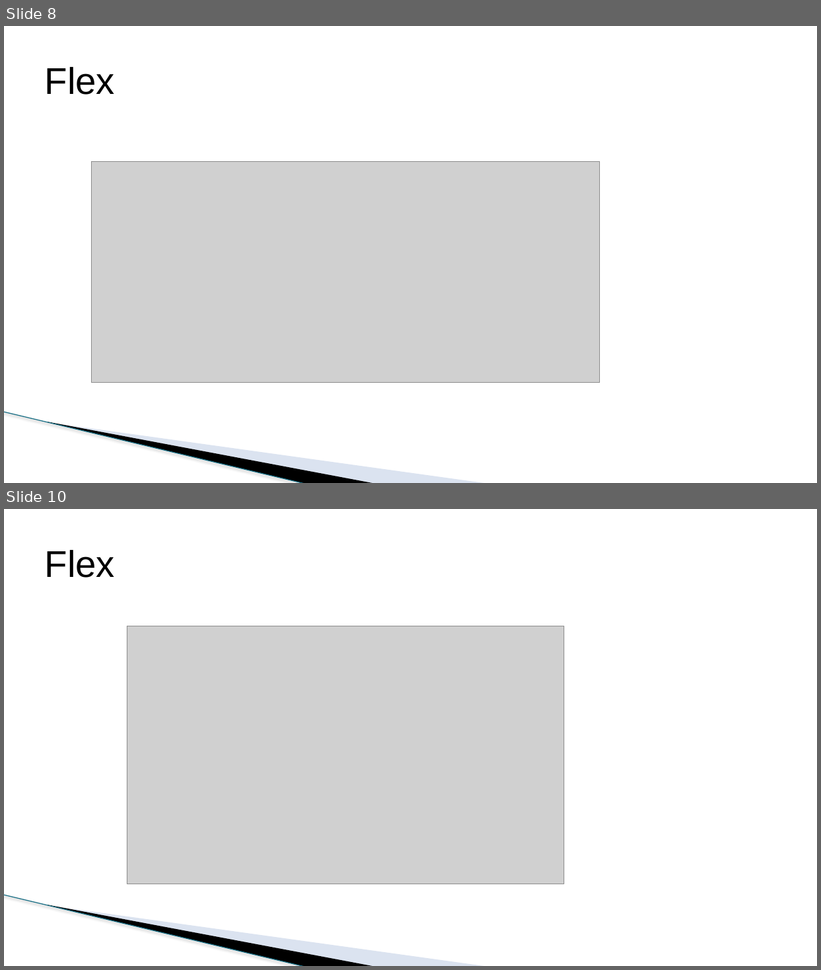
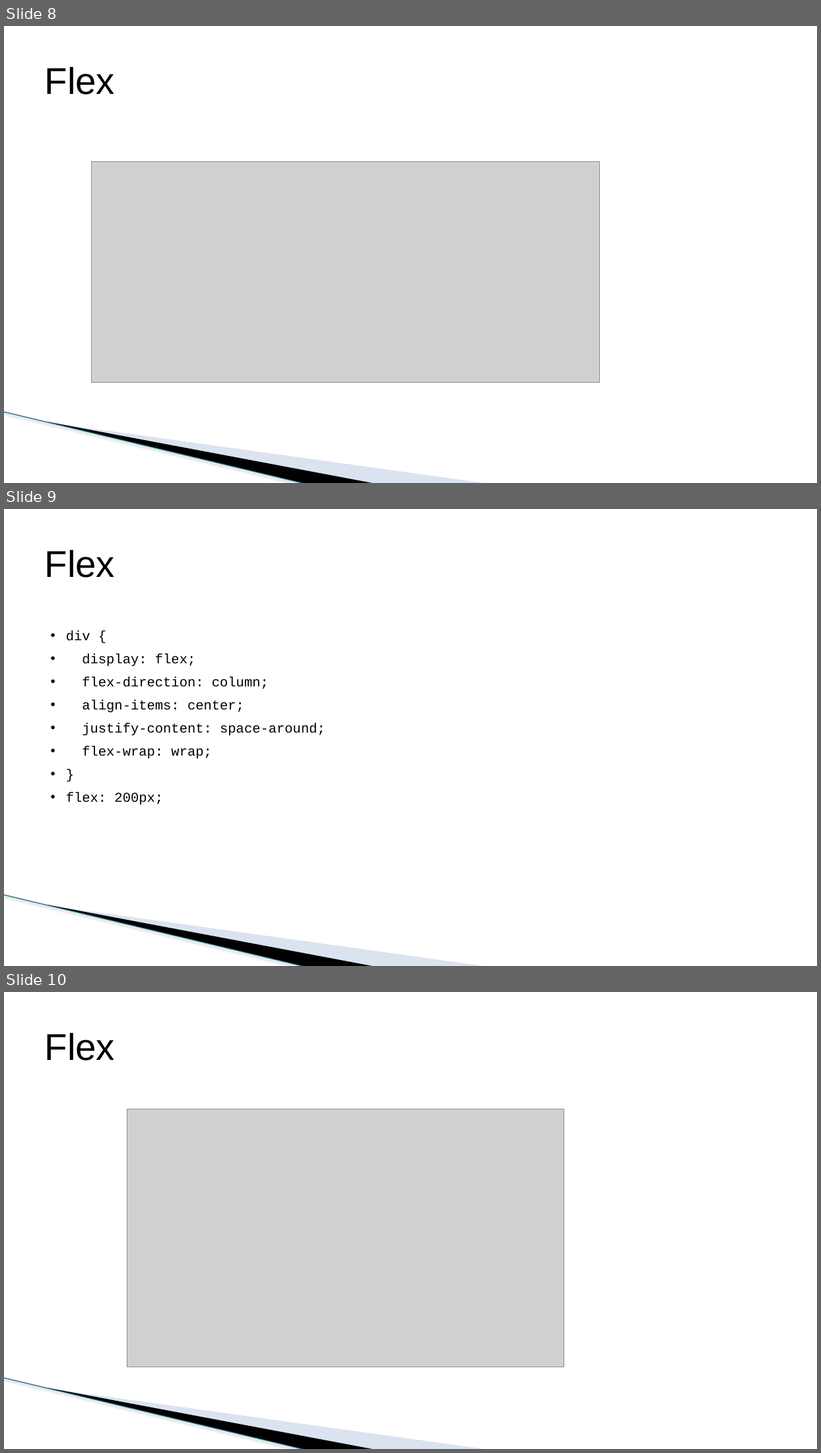
Before and after one commit to todalexcode/kurs-front-end, a slide deck: sesija-21/PPT/Front-End Developer-21.pptx. Shown one above the other, each under a label of ours: slides 8 and 10 before the commit, slides 8, 9 and 10 after it; the slides between them are not shown. The pictures are 821x970 and 821x1453 pixels, drawn with LibreOffice and Linux fonts; fonts in the diff are those of the drawing; grey boxes stand for pictures; background and template pictures are left out. Boxes give left, top, right and bottom in pixels: in the first picture for what was removed or moved away, otherwise in the second. Text is boxed around its words. In the diff, an @@ line names an element or a change of style, - is before the commit and + after.

```diff
--- a/sesija-21/PPT/Front-End Developer-21.pptx
+++ b/sesija-21/PPT/Front-End Developer-21.pptx
@@ slide 9 added at (x1=4, y1=509, x2=817, y2=966), background #FFFFFF; not listed: 3 template elements that a slide beside it also shows @@
@@ title added at (x1=45, y1=550, x2=116, y2=578), 44 pt, text #000000 @@
+Flex
@@ text added at (x1=66, y1=630, x2=325, y2=805), 16 pt, text #000000 @@
+• div {
+• display: flex;
+• flex-direction: column;
+• align-items: center;
+• justify-content: space-around;
+• flex-wrap: wrap;
+• }
+• flex: 200px;
```
Also in this commit, not shown: 1 slide changed, 3 other slides added, 3 slides removed.
